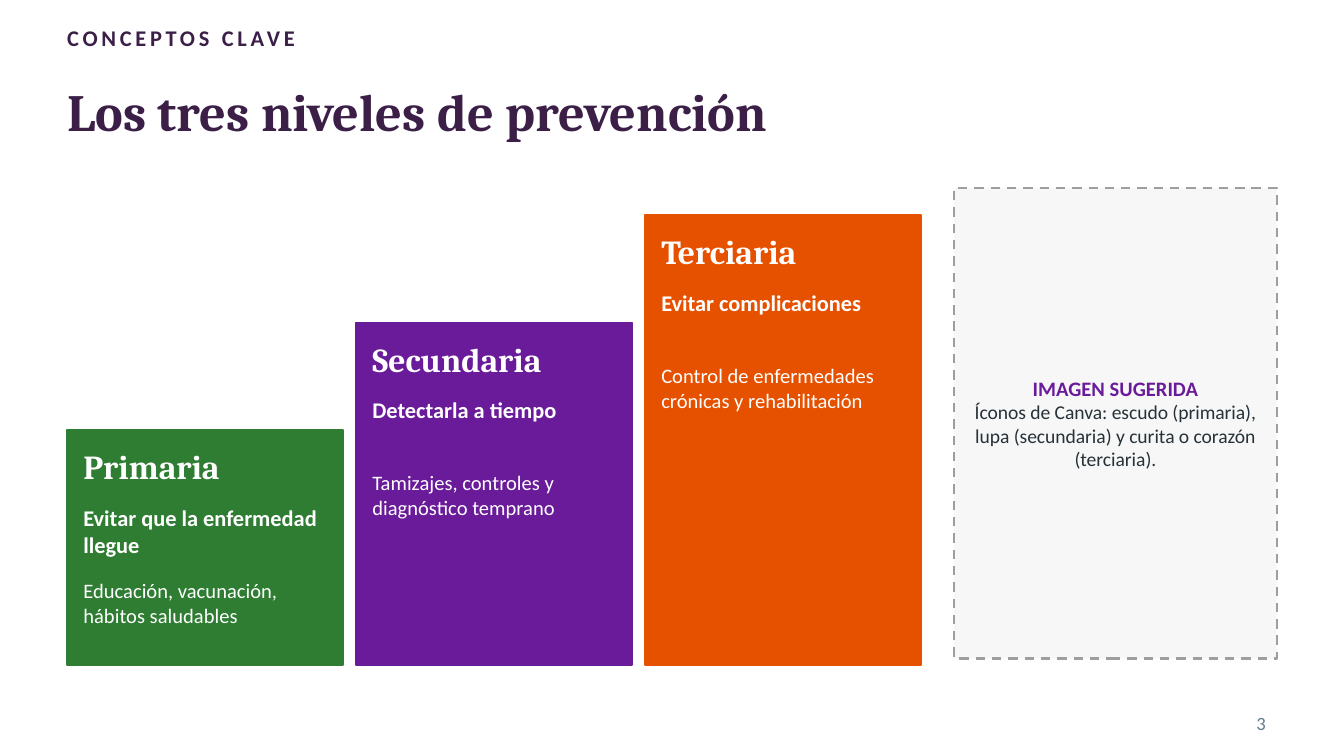
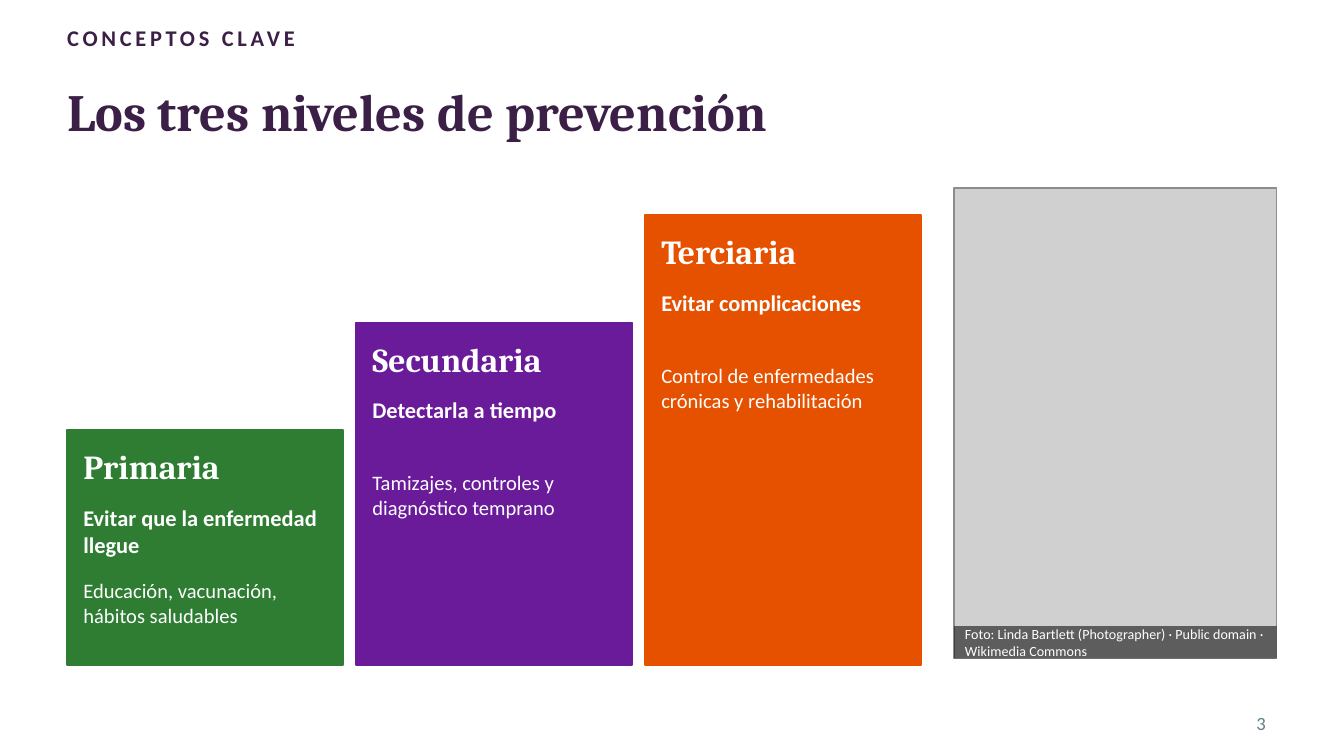
Before and after one commit to leyezminvari-tech/ESPECIALIZACI-N-, a slide deck: slide 3 of Actividades/Semana8_Presentacion_Canva.pptx. Drawn at 1344x756 pixels with LibreOffice and Linux fonts; fonts in the diff are those of the drawing; grey boxes stand for pictures. Boxes give left, top, right and bottom in pixels: in the first picture for what was removed or moved away, otherwise in the second. Text is boxed around its words. In the diff, an @@ line names an element or a change of style, - is before the commit and + after.

```diff
--- a/Actividades/Semana8_Presentacion_Canva.pptx
+++ b/Actividades/Semana8_Presentacion_Canva.pptx
@@ rectangle removed at (x1=954, y1=188, x2=1277, y2=659) @@
@@ picture added at (x1=954, y1=188, x2=1277, y2=659) @@
@@ text removed at (x1=975, y1=382, x2=1256, y2=469) @@
-IMAGEN SUGERIDA
-Íconos de Canva: escudo (primaria), lupa (secundaria) y curita o corazón (terciaria).
@@ rectangle added at (x1=954, y1=626, x2=1277, y2=659), fill #000000 at 55% opacity @@
@@ text added at (x1=965, y1=629, x2=1256, y2=660), 7.5 pt, text #FFFFFF @@
+Foto: Linda Bartlett (Photographer) · Public domain · Wikimedia Commons
```
Also in this commit, not shown: 3 other slides changed.
